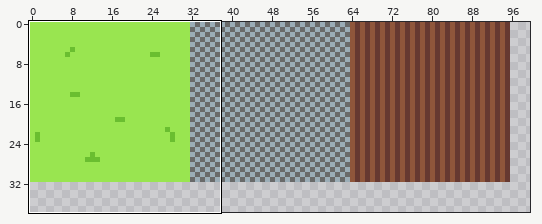
A pixel-art file gets an edit: Assets/Art/Textures/Tiles.aseprite. Above: a wide view before the commit, with the close-up outlined.
Close-up. Before:
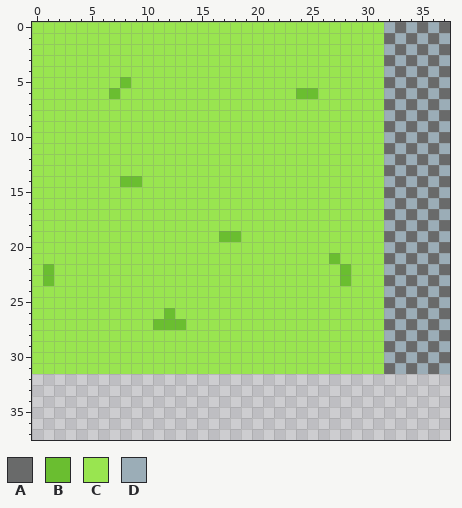
256x256 pixels, 1 frame. Shown: x 0..37, y 0..37. The wide view leaves out empty margins.
Palette (. is transparent): A #696a6a  B #6abe30  C #99e550  D #9badb7
After the commit:
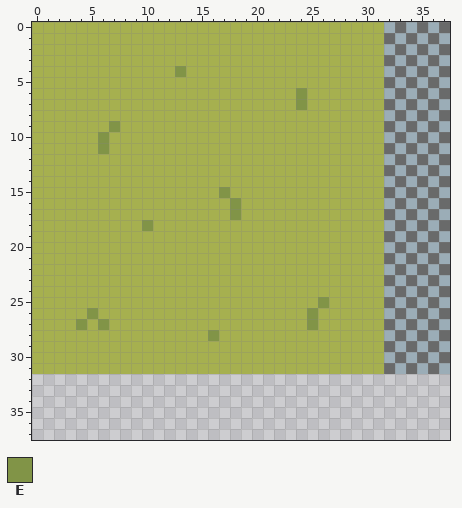
Colours new in this view: E #819447
Change:
{"colour":"C","old":"#99e550","new":"#a6b04f"}
{"y":4,"x":13,"old":"C","new":"E"}
{"y":5,"x":8,"old":"B","new":"C"}
{"y":6,"x":7,"old":"B","new":"C"}
{"y":6,"x":24,"old":"BB","new":"EC"}
{"y":7,"x":24,"old":"C","new":"E"}
{"y":9,"x":7,"old":"C","new":"E"}
{"y":10,"x":6,"old":"C","new":"E"}
{"y":11,"x":6,"old":"C","new":"E"}
{"y":14,"x":8,"old":"BB","new":"CC"}
{"y":15,"x":17,"old":"C","new":"E"}
{"y":16,"x":18,"old":"C","new":"E"}
{"y":17,"x":18,"old":"C","new":"E"}
{"y":18,"x":10,"old":"C","new":"E"}
{"y":19,"x":17,"old":"BB","new":"CC"}
{"y":21,"x":27,"old":"B","new":"C"}
{"y":22,"x":1,"old":"B","new":"C"}
{"y":22,"x":28,"old":"B","new":"C"}
{"y":23,"x":1,"old":"B","new":"C"}
{"y":23,"x":28,"old":"B","new":"C"}
{"y":25,"x":26,"old":"C","new":"E"}
{"y":26,"x":5,"old":"C","new":"E"}
{"y":26,"x":12,"old":"B","new":"C"}
{"y":26,"x":25,"old":"C","new":"E"}
{"y":27,"x":4,"old":"C","new":"E"}
{"y":27,"x":6,"old":"C","new":"E"}
{"y":27,"x":11,"old":"BBB","new":"CCC"}
{"y":27,"x":25,"old":"C","new":"E"}
{"y":28,"x":16,"old":"C","new":"E"}
{"label":"changed","picture_box":[32,22,384,374]}
